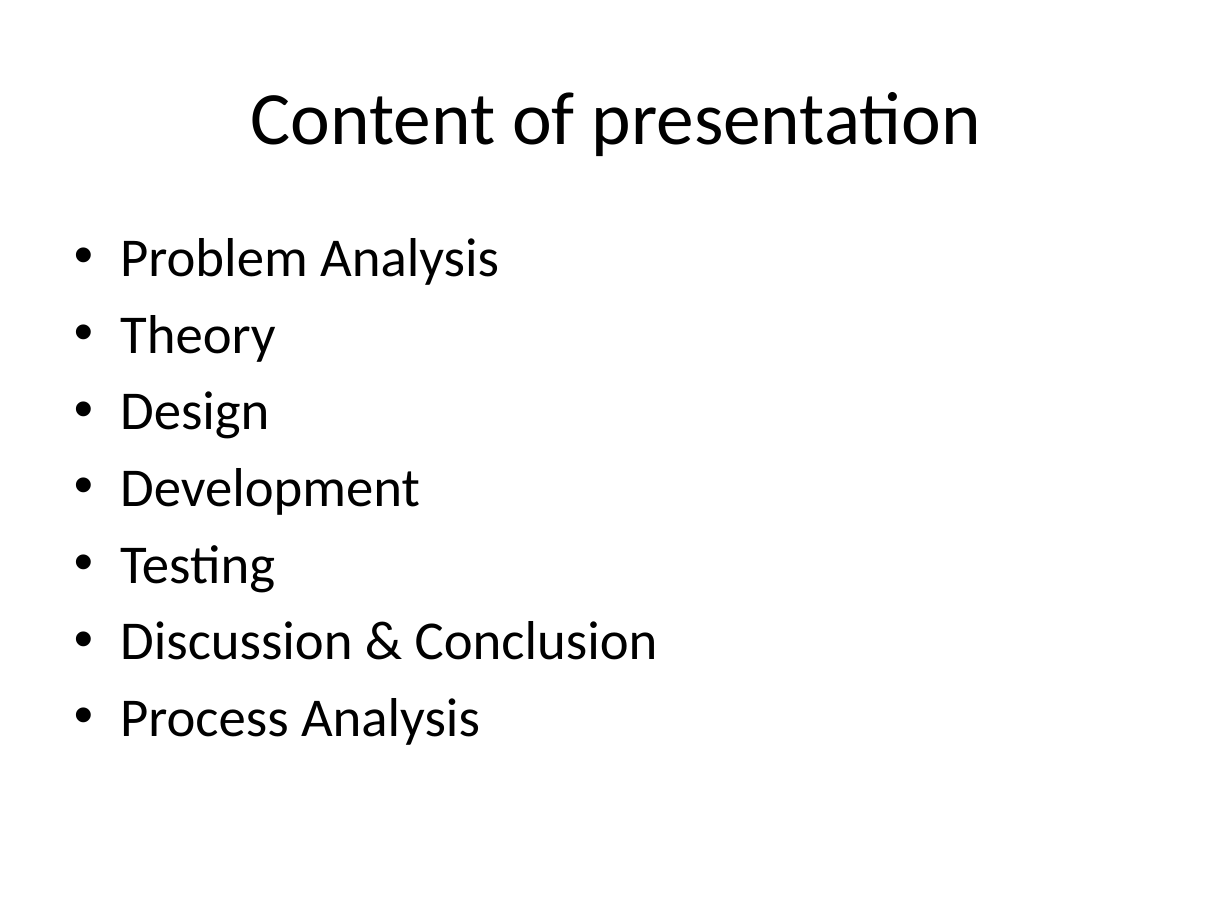
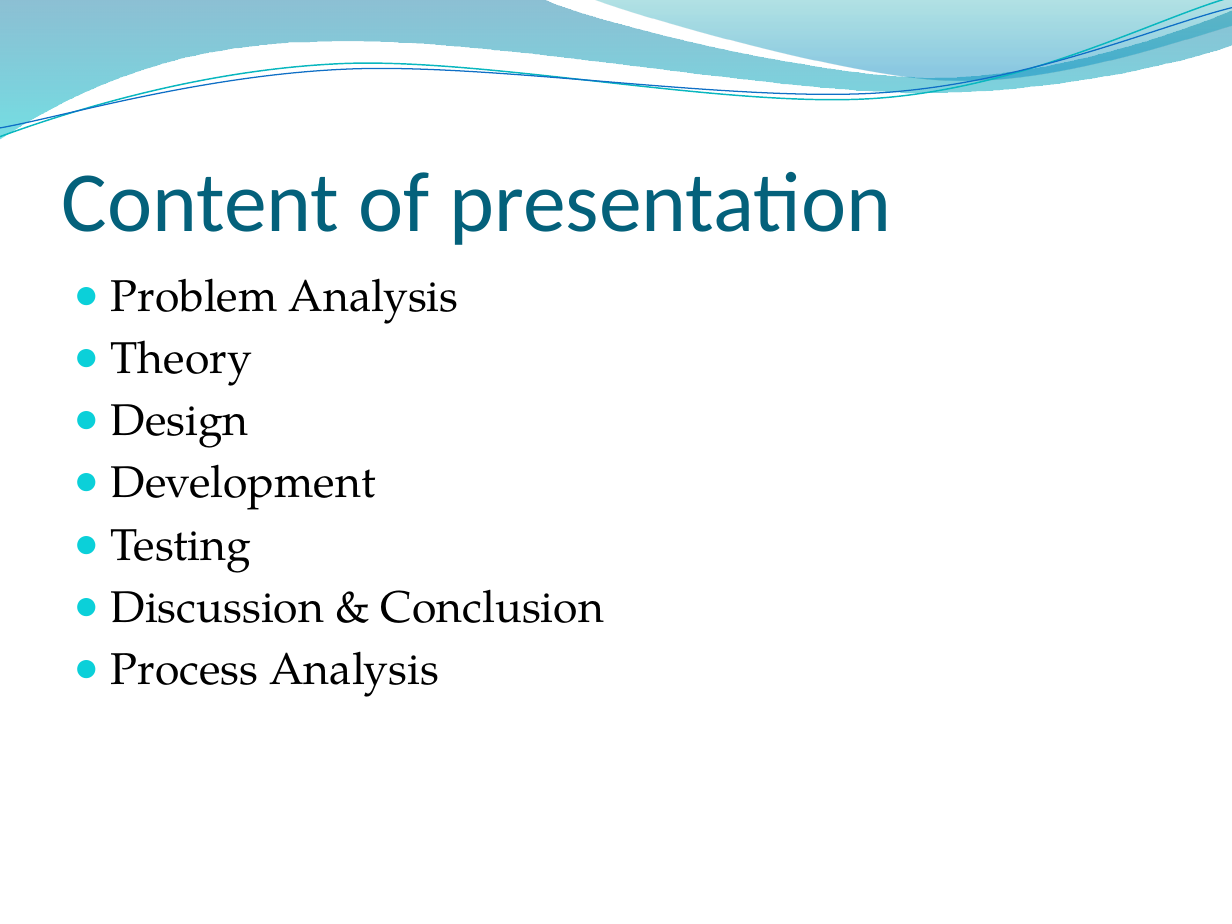
Before and after one commit to montelongoj/p2-b130-aau-2011, a slide deck: slide 2 of P2 project Bag Packer Program.pptx. Drawn at 1232x924 pixels with LibreOffice and Linux fonts; fonts in the diff are those of the drawing; background and template pictures are left out. Boxes give left, top, right and bottom in pixels: in the first picture for what was removed or moved away, otherwise in the second. Text is boxed around its words. In the diff, an @@ line names an element or a change of style, - is before the commit and + after.

```diff
--- a/P2 project Bag Packer Program.pptx
+++ b/P2 project Bag Packer Program.pptx
@@ freeform shape added at (x1=0, y1=0, x2=1232, y2=139), fill gradient #0074A1 to #00C6CF @@
@@ freeform shape added at (x1=0, y1=0, x2=1232, y2=144), outline #0AB8BF 0.85 pt @@
@@ freeform shape added at (x1=0, y1=8, x2=1232, y2=137), outline #0F6FC6 0.75 pt @@
@@ freeform shape added at (x1=590, y1=0, x2=1232, y2=85), fill gradient #00A1A9 to #008BBF @@
@@ title "Content of presentation" moved from (x1=251, y1=92, x2=981, y2=156) to (x1=62, y1=172, x2=891, y2=245) @@
@@ title "Content of presentation" at (x1=62, y1=172, x2=891, y2=245): size 44 to 50 pt, text colour #000000 to #04617B; alignment centre to left; vertical alignment middle to bottom @@
@@ text "Problem Analysis" moved from (x1=120, y1=238, x2=658, y2=745) to (x1=111, y1=278, x2=604, y2=697) @@
@@ text "Problem Analysis" at (x1=111, y1=278, x2=604, y2=697): size 32 to 26 pt, font Calibri to TeX Gyre Pagella; bullet • to ●; less space between paragraphs @@
```
Also in this commit, not shown: 18 other slides changed.
